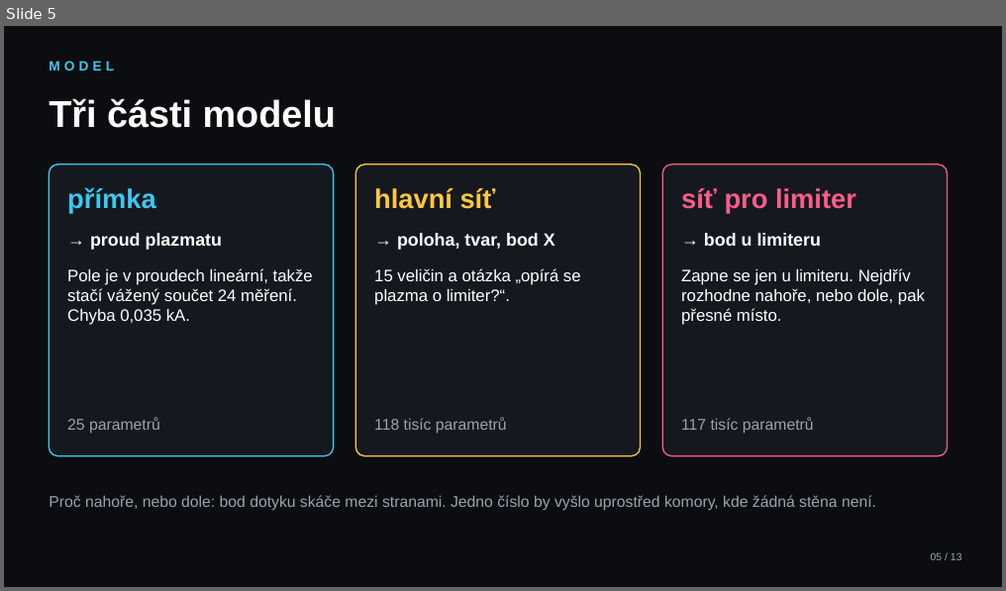
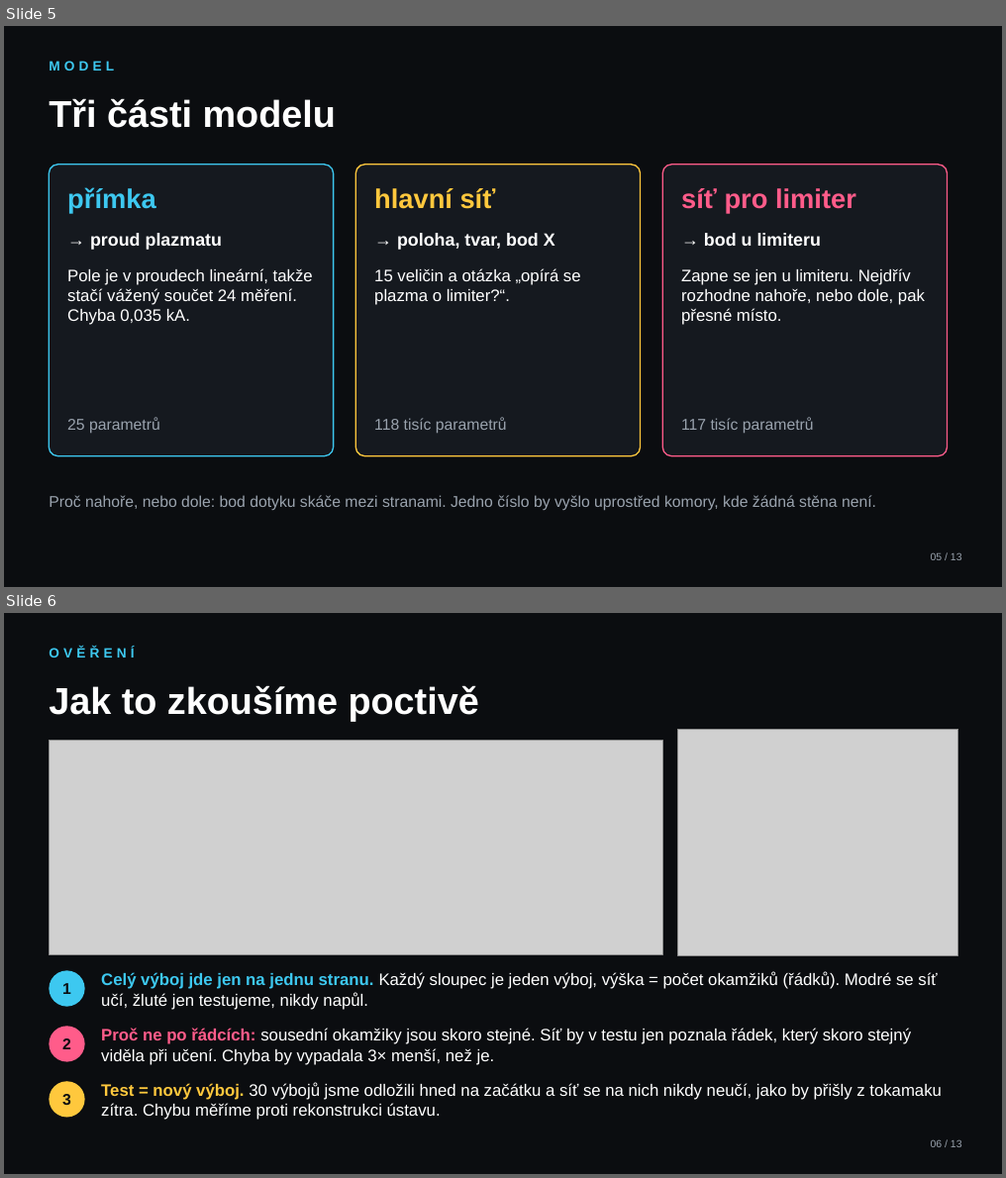
Before and after one commit to mschiller890/hackathon, a slide deck: slides.pptx. Shown one above the other, each under a label of ours: slide 5 before the commit, slides 5 and 6 after it. The pictures are 1006x591 and 1006x1178 pixels, drawn with LibreOffice and Linux fonts; fonts in the diff are those of the drawing; grey boxes stand for pictures. Boxes give left, top, right and bottom in pixels: in the first picture for what was removed or moved away, otherwise in the second. Text is boxed around its words. In the diff, an @@ line names an element or a change of style, - is before the commit and + after.

```diff
--- a/slides.pptx
+++ b/slides.pptx
@@ slide 6 added at <box>4,613,1002,1174</box>, background #0B0D10 @@
@@ text added at <box>49,647,134,658</box>, 13 pt, text #3DC8F0, bold @@
+OVĚŘENÍ
@@ text added at <box>49,685,479,721</box>, 36 pt, text #FFFFFF, bold @@
+Jak to zkoušíme poctivě
@@ picture added at <box>678,729,958,956</box> @@
@@ picture added at <box>49,741,662,956</box> @@
@@ ellipse added at <box>49,970,85,1007</box>, fill #3DC8F0 @@
@@ text added at <box>62,983,71,994</box>, 15 pt, text #0B0D10, bold @@
+1
@@ text added at <box>101,972,937,1010</box>, 16 pt, text #FFFFFF @@
+Celý výboj jde jen na jednu stranu. Každý sloupec je jeden výboj, výška = počet okamžiků (řádků). Modré se síť učí, žluté jen testujeme, nikdy napůl.
@@ ellipse added at <box>49,1026,85,1062</box>, fill #FF5C8A @@
@@ text added at <box>101,1028,911,1065</box>, 16 pt, text #FFFFFF @@
+Proč ne po řádcích: sousední okamžiky jsou skoro stejné. Síť by v testu jen poznala řádek, který skoro stejný viděla při učení. Chyba by vypadala 3× menší, než je.
@@ text added at <box>62,1039,71,1050</box>, 15 pt, text #0B0D10, bold @@
+2
@@ ellipse added at <box>49,1081,85,1118</box>, fill #FFC83D @@
@@ text added at <box>101,1083,942,1120</box>, 16 pt, text #FFFFFF @@
+Test = nový výboj. 30 výbojů jsme odložili hned na začátku a síť se na nich nikdy neučí, jako by přišly z tokamaku zítra. Chybu měříme proti rekonstrukci ústavu.
@@ text added at <box>62,1094,71,1105</box>, 15 pt, text #0B0D10, bold @@
+3
@@ text added at <box>931,1140,962,1148</box>, 10 pt, text #9AA3AE @@
+06 / 13
```
Also in this commit, not shown: 1 slide removed, 1 other file.
